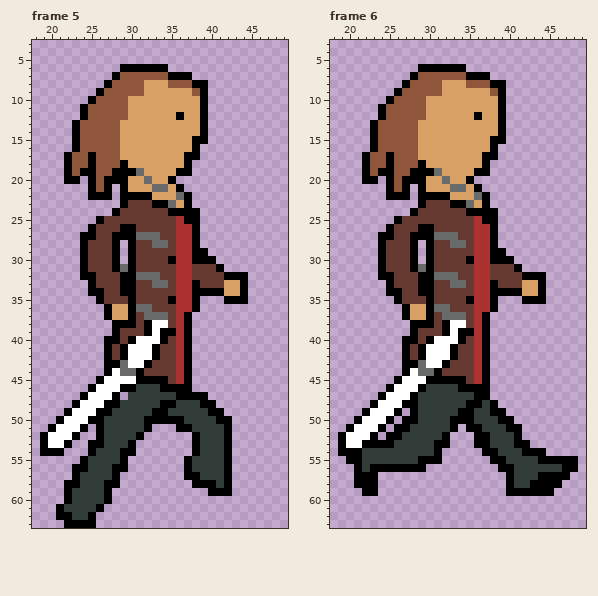
File history of a pixel-art file, Assets/Sprites/Ebrina/ebrinarun.aseprite. The first picture shows the starting point.
64x64 pixels, 6 frames. Shown: frame 5: x 18..49, y 3..63; frame 6: x 18..49, y 3..63. The commit also changed other frames, which this record leaves out.
After the commit:
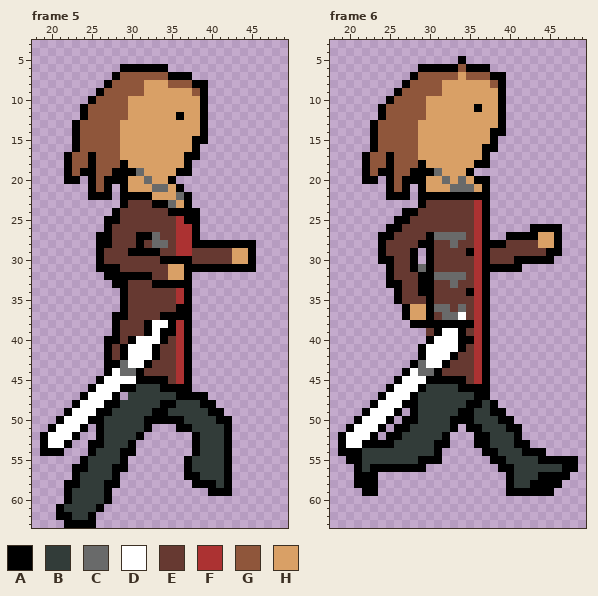
Palette (. is transparent): A #000000  B #323c39  C #696a6a  D #ffffff  E #663931  F #ac3232  G #8f563b  H #d9a066
Message: better run
From old to new:
Changed rows in their new state; - is an unchanged pixel.
Frame 5:
first column x 24:
25 --.AA-----------------
26 -..A-EE---------------
27 ..AAEEEAA-------------
28 ..AAEEEA-------AAAAAAA
29 ..A-EE-AAA----EEEEEHHA
30 ..A-EEE---A-AAEEEEEHHA
31 ..AA-EE----HHAAAA-AAAA
32 ...AA--AAE-HHA.......-
33 -...A-E--AAAAA.......-
34 -....-E------A.......-
35 --...AE----E-A.---...-
36 ---..AEEE---AA.-------
37 ---.AAE-EEAAA---------
38 -----EE----A----------
Frame 6:
first column x 24:
 5 ----------A------------
 6 ----------GAAA---------
 7 ----------HGGGAA-------
 8 -----------HHHG--------
 9 --------------H--------
11 ------------A----------
12 ------------H----------
14 --------------A--------
15 ---------------.-------
16 -------------A---------
17 --------------.--------
18 ------------A----------
19 -----------A..---------
20 ----------CHAA---------
21 -----------CHA---------
22 ---------AAAA----------
23 ---------EEEF----------
24 ---A-------EF-.--------
25 ---A----------.--------
26 --A--EE------A.----AAAA
27 ----EE----C--A.-AAAAHHA
28 ----EA----E--A-AEEEEHHA
29 -----------A-AEEEEEEEAA
30 -A---------E-AEEEAAAAA-
31 .A-----------AAAA------
32 .---------C--A.......--
33 --A-------E--A.......--
34 -.---------A-A.......--
35 -----------E-A.---...--
36 ----------C--A.--------
37 ----------D------------
38 -------A-AAA-----------
39 ----..-AD--E-----------
40 ---...-----A-----------
41 ---..----DA------------
42 ---..------------------
43 ---.-------------------
Pixel boxes of the changes (left, top, right, bottom) in both pictures:
changed: (80, 216, 256, 328)
changed: (378, 56, 562, 368)
